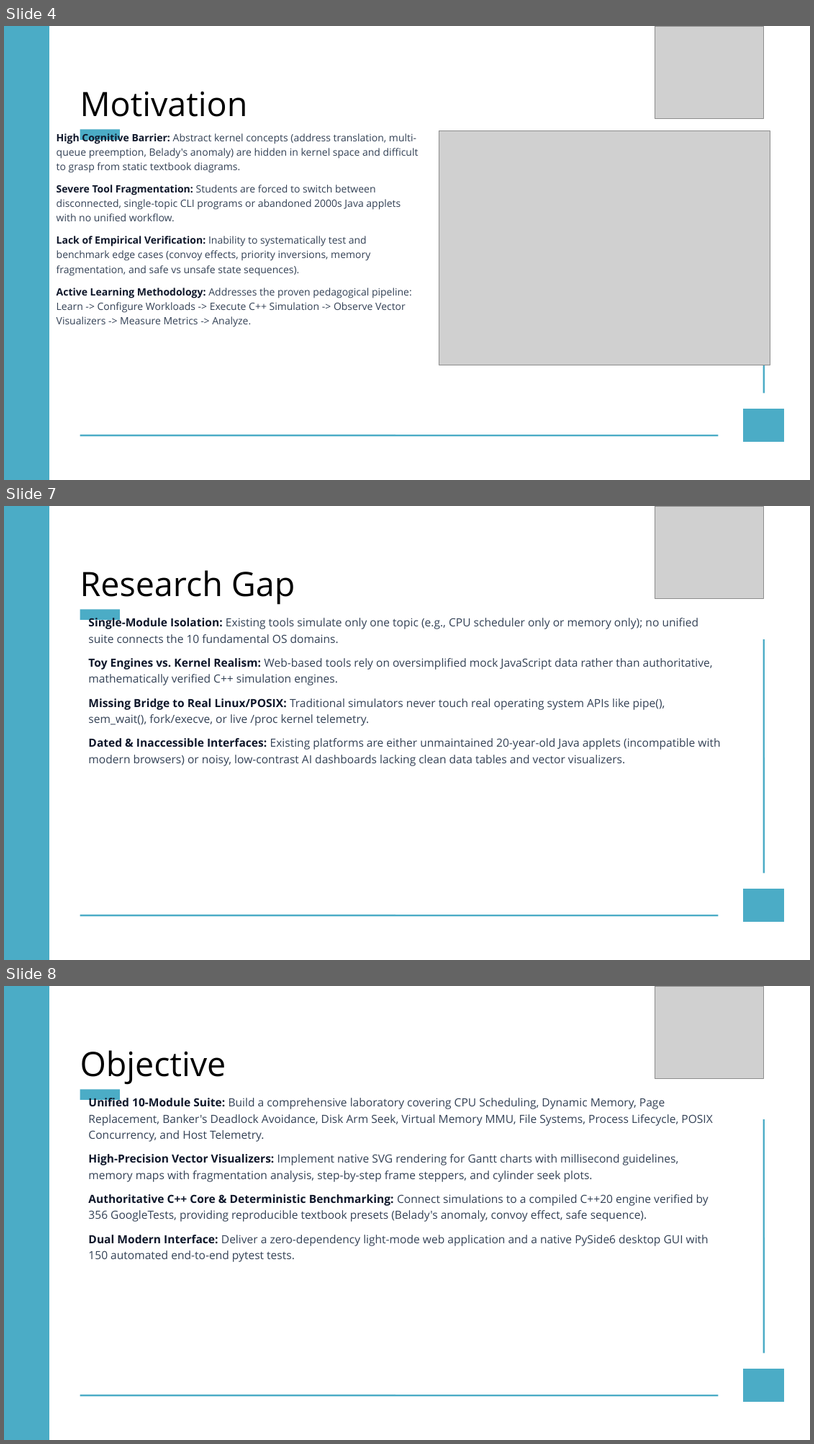
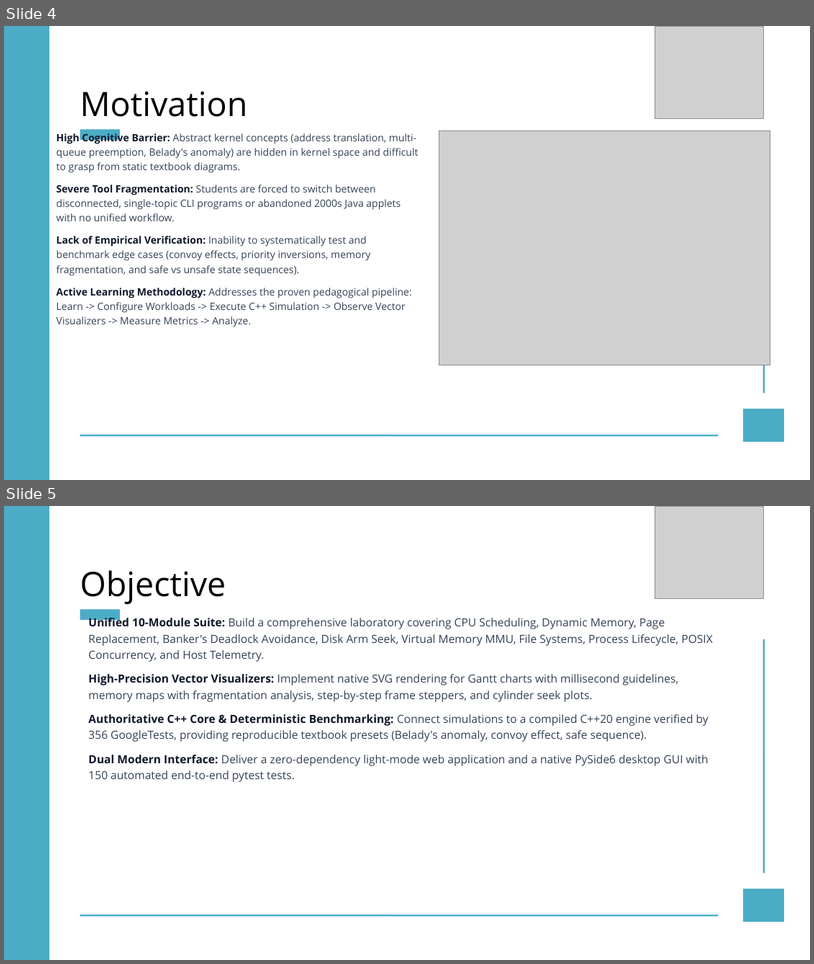
Before and after one commit to Manthan270706/OScope-Operating_Systems_Simulation, a slide deck: Mid Sem PPT.pptx. Shown one above the other, each under a label of ours: slides 4, 7 and 8 before the commit, slides 4 and 5 after it; the slides between them are not shown. The pictures are 814x1444 and 814x964 pixels, drawn with LibreOffice and Linux fonts; fonts in the diff are those of the drawing; grey boxes stand for pictures. Boxes give left, top, right and bottom in pixels: in the first picture for what was removed or moved away, otherwise in the second. Text is boxed around its words. In the diff, an @@ line names an element or a change of style, - is before the commit and + after.

```diff
--- a/Mid Sem PPT.pptx
+++ b/Mid Sem PPT.pptx
@@ slide 7 removed at [4,506,810,960], background #FFFFFF @@
@@ freeform shape removed at [4,506,49,960] @@
@@ picture removed at [655,506,764,598] @@
@@ rectangle removed at [14,559,49,960] @@
@@ text removed at [80,570,295,605] @@
-Research Gap
@@ line removed from (80, 615) to (120, 615) @@
@@ text removed at [88,616,720,766] @@
-Single-Module Isolation: Existing tools simulate only one topic (e.g., CPU scheduler only or memory only); no unified suite connects the 10 fundamental OS domains.
-Toy Engines vs. Kernel Realism: Web-based tools rely on oversimplified mock JavaScript data rather than authoritative, mathematically verified C++ simulation engines.
-Missing Bridge to Real Linux/POSIX: Traditional simulators never touch real operating system APIs like pipe(), sem_wait(), fork/execve, or live /proc kernel telemetry.
-Dated & Inaccessible Interfaces: Existing platforms are either unmaintained 20-year-old Java applets (incompatible with modern browsers) or noisy, low-contrast AI dashboards lacking clean data tables and vector visualizers.
@@ line removed from (764, 639) to (764, 873) @@
@@ freeform shape removed at [744,888,784,921] @@
@@ freeform shape removed at [4,914,49,959] @@
@@ rectangle removed at [4,905,49,960] @@
@@ line removed from (80, 915) to (718, 915) @@
@@ what was slide 8 is now slide 5 @@
```
Also in this commit, not shown: 3 slides changed, 2 other slides removed.
